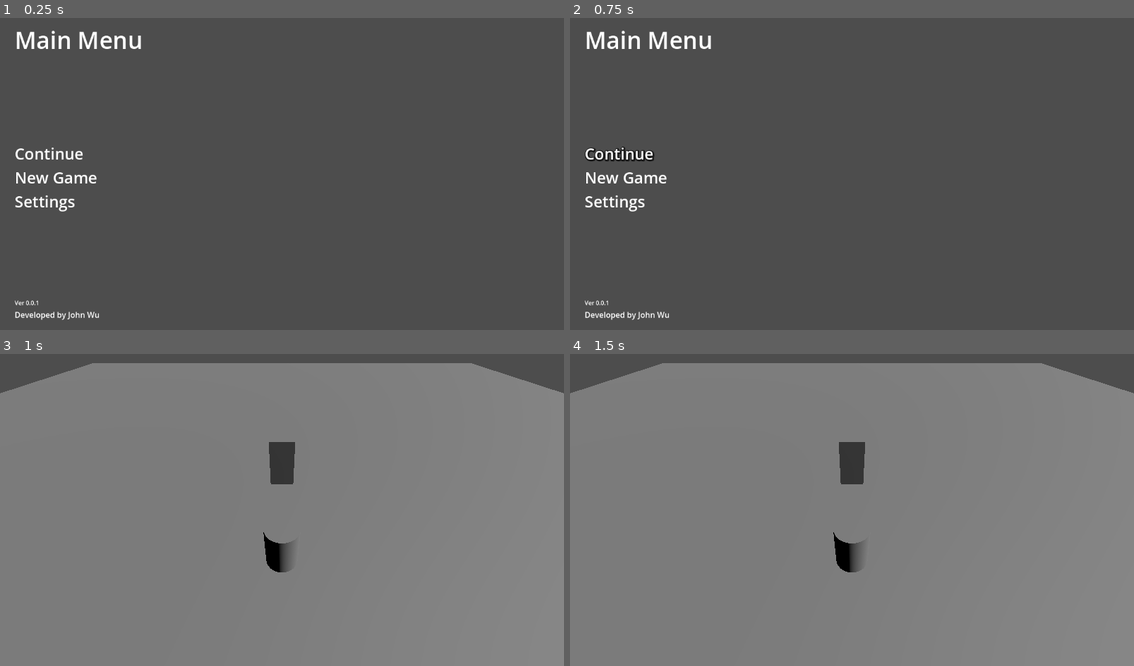
Above: before the commit, frames 1-4 (two rows, left to right).
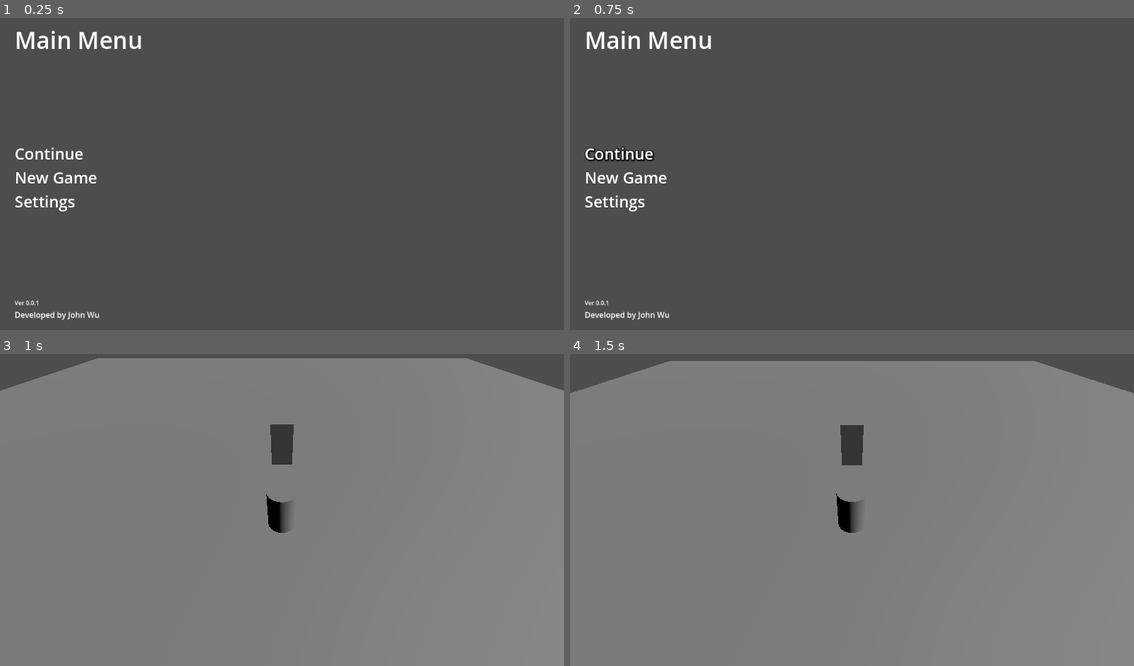
Above: after the commit, the same moments.

Repository: Jsw-4111/Concursus
Game: Godot game, scene res://Scenes/UI/Main Menu/Main_Menu.tscn
Same seed, same stepped clock (60 frames per second), same inputs: the game is played once before the commit and once after it.
Inputs (mouse positions are in pixels of both pictures, inside the frame that each line leads up to):
- Up to frame 1 (0.25 s): no input
- Up to frame 2 (0.75 s): tap Enter at 0.5 s; move the mouse to (626, 152) at 0.52 s; click (626, 152) at 0.67 s
- Up to frame 3 (1 s): no input
- Up to frame 4 (1.5 s): move the mouse to (739, 522) at 1.27 s; click (739, 522) at 1.42 s

Frames 1-2 are identical in both runs. In frame 3, 2.7% of the frame differs, in the area x 0-100%, y 1-70%; in frame 4, 1.8%.

Commit message:
#13, #15:  Addresses issues with crashing and rough agent movement. Rough agent movement still sort of persists, but to a much lesser degree. Will need to have a follow-up for #15, but it's very low prio.

Diff:
--- /dev/null
+++ b/Scenes/Characters/CharacterMainScene.tscn
@@ -0,0 +1,3 @@
+[gd_scene format=3 uid="uid://bx3fgw8461ifi"]
+
+[node name="CharacterMainScene" type="Node3D"]
--- /dev/null
+++ b/Scenes/Characters/PlayerCamera.gd
@@ -0,0 +1,11 @@
+extends Camera3D
+
+@export var character: CharacterBody3D
+
+var cameraDistance
+func _ready():
+	cameraDistance = Vector3(0, 5, 5)
+
+func _physics_process(delta: float) -> void:
+	global_position = global_position.lerp(character.global_position + cameraDistance, delta * 16)
+	look_at(character.global_position)
--- a/Scenes/Characters/characterBase.tscn
+++ b/Scenes/Characters/characterBase.tscn
@@ -1,7 +1,8 @@
-[gd_scene load_steps=8 format=3 uid="uid://ddoohp2rrqa6c"]
+[gd_scene load_steps=9 format=3 uid="uid://ddoohp2rrqa6c"]
 
 [ext_resource type="Script" path="res://src/Character/CharacterBase.gd" id="1_25a6s"]
 [ext_resource type="Script" path="res://src/Character/Input/CharacterInputHandler.gd" id="2_2ehv8"]
+[ext_resource type="Script" path="res://Scenes/Characters/PlayerCamera.gd" id="2_qxbg1"]
 [ext_resource type="Script" path="res://src/Character/Navigation/Navigator.gd" id="3_bvu00"]
 [ext_resource type="Script" path="res://src/Character/Input/CharacterInputMapper.gd" id="4_y5yvw"]
 [ext_resource type="Script" path="res://src/Actions/ActionQueue.gd" id="5_gjhod"]
@@ -26,9 +27,13 @@
 shape = SubResource("CylinderShape3D_j0g1a")
 
 [node name="NavigationAgent3D" type="NavigationAgent3D" parent="."]
+target_desired_distance = 0.5
 
-[node name="Camera3D" type="Camera3D" parent="."]
-transform = Transform3D(1, 0, 0, 0, 0.707107, 0.707107, 0, -0.707107, 0.707107, 0, 5, 3.5)
+[node name="Camera3D" type="Camera3D" parent="." node_paths=PackedStringArray("character")]
+transform = Transform3D(1, 0, 0, 0, 1, 0, 0, 0, 1, 0, 5, 5)
+top_level = true
+script = ExtResource("2_qxbg1")
+character = NodePath("..")
 
 [node name="CharacterInputHandler" type="Node" parent="." node_paths=PackedStringArray("navigator", "inputMapper")]
 script = ExtResource("2_2ehv8")
@@ -39,6 +44,8 @@
 script = ExtResource("3_bvu00")
 playerCamera = NodePath("../../Camera3D")
 
+[node name="CharacterInputMap" type="Node" parent="CharacterInputHandler"]
+
 [node name="CharacterInputMapper" type="Node" parent="."]
 script = ExtResource("4_y5yvw")
 
--- a/src/Character/CharacterBase.gd
+++ b/src/Character/CharacterBase.gd
@@ -1,6 +1,6 @@
 extends CharacterBody3D
 
-const SPEED = 5.0
+const SPEED = 5
 
 @export var nav_agent: NavigationAgent3D
 @export var camera: Camera3D
@@ -14,18 +14,16 @@
 	inputHandler.cancelAbility.connect(cancelAbility)
 
 func _physics_process(delta: float) -> void:
-	# Add the gravity.
 	if not is_on_floor():
 		velocity += get_gravity() * delta
 
 	var direction: Vector3 = transform.origin.direction_to(nav_agent.get_next_path_position())
+	direction.y = 0
 	if direction and not nav_agent.is_navigation_finished():
-		velocity.x = direction.x * SPEED
-		velocity.z = direction.z * SPEED
+		velocity = velocity.lerp(direction * SPEED, SPEED/2 * delta)
 	else:
-		velocity.x = move_toward(velocity.x, 0, SPEED)
-		velocity.z = move_toward(velocity.z, 0, SPEED)
-
+		velocity.x = 0
+		velocity.z = 0
 	move_and_slide()
 
 func setTargetPosition(target: Vector3):
@@ -33,24 +31,27 @@
 
 var currentAbility: int = 0
 func activateAbility(index: int):
-	print("Received ability index ", index)
 	if preview:
 		return
-	print("Creating ability preview")
 	match index:
 		1: # Column
 			currentAbility = index
 			preview = ActionPreviewer.createPreviewer(ColumnAbility.new(), camera)
-	add_child(preview)
+			addPreview(preview)
 
 func cancelAbility():
 	currentAbility = 0
-	remove_child(preview)
-	preview.queue_free()
+	if (preview):
+		remove_child(preview)
+		preview.queue_free()
+
+	set_preview_state.emit(false)
 	preview = null
 
 func confirmAbility():
-	currentAbility = 0
-	remove_child(preview)
-	preview.queue_free()
-	preview = null
+	cancelAbility()
+
+signal set_preview_state(to: bool)
+func addPreview(preview: ActionPreviewer):
+	add_child(preview)
+	set_preview_state.emit(true)
--- a/src/Character/Input/CharacterInputHandler.gd
+++ b/src/Character/Input/CharacterInputHandler.gd
@@ -11,6 +11,8 @@
 	inputMapper.right_click_event.connect(handleRightClick)
 	inputMapper.left_click_event.connect(handleLeftClick)
 	inputMapper.player_ability_event.connect(activateAbility)
+	get_parent().set_preview_state.connect(setPreview)
+
 
 func handleRightClick(position: Vector2):
 	if isPreviewing:
@@ -31,15 +33,16 @@
 
 signal activate_player_ability(index: int)
 func activateAbility(index: int):
-	isPreviewing = true
 	activate_player_ability.emit(index)
 
 signal cancelAbility
 func emitCancelAbility():
-	isPreviewing = false
 	cancelAbility.emit()
 
 signal confirmAbility
 func emitConfirmAbility():
-	isPreviewing = false
 	confirmAbility.emit()
+
+func setPreview(to: bool):
+	print("Setting preview state")
+	isPreviewing = to
